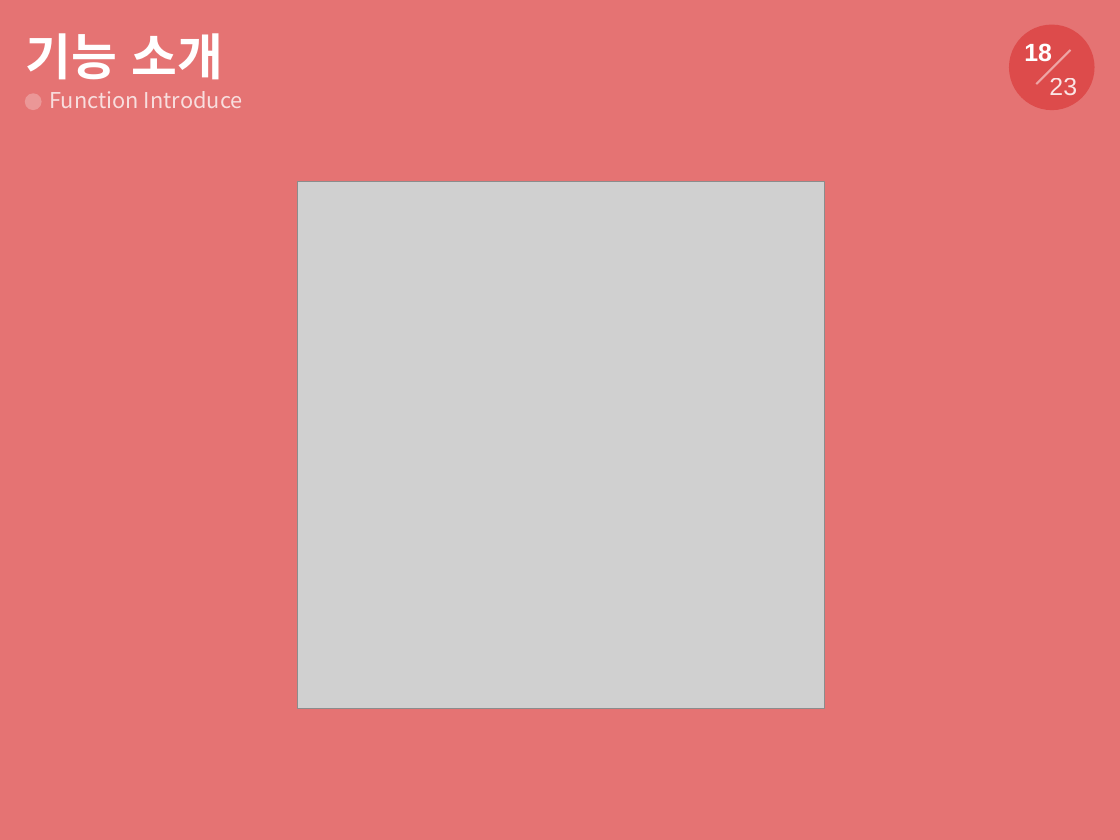
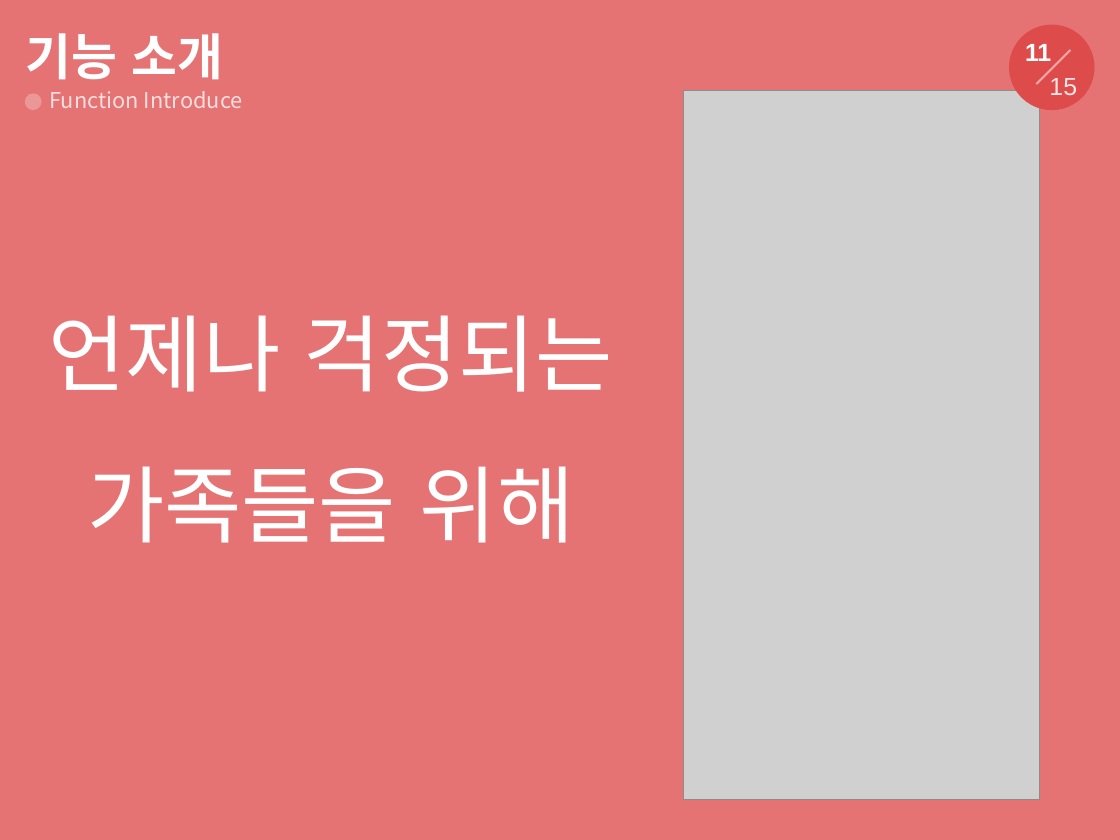
Before and after one commit to tornadoblot/Kangwondo, a slide deck: slide 11 of ppt/효돌이ppt.pptx (slide 18 before the commit). Drawn at 1120x840 pixels with LibreOffice and Linux fonts; fonts in the diff are those of the drawing; grey boxes stand for pictures. Boxes give left, top, right and bottom in pixels: in the first picture for what was removed or moved away, otherwise in the second. Text is boxed around its words. In the diff, an @@ line names an element or a change of style, - is before the commit and + after.

```diff
--- a/ppt/효돌이ppt.pptx
+++ b/ppt/효돌이ppt.pptx
@@ text at (1025, 44, 1051, 61): text changed @@
-18
+11
@@ text at (1049, 78, 1077, 95): text changed @@
-23
+15
@@ picture added at (683, 91, 1039, 800) @@
@@ picture removed at (298, 181, 824, 708) @@
@@ text added at (48, 315, 613, 543), 54 pt, text #FFFFFF @@
+언제나 걱정되는
+가족들을 위해
```
Also in this commit, not shown: 9 other slides changed, 8 slides removed.
